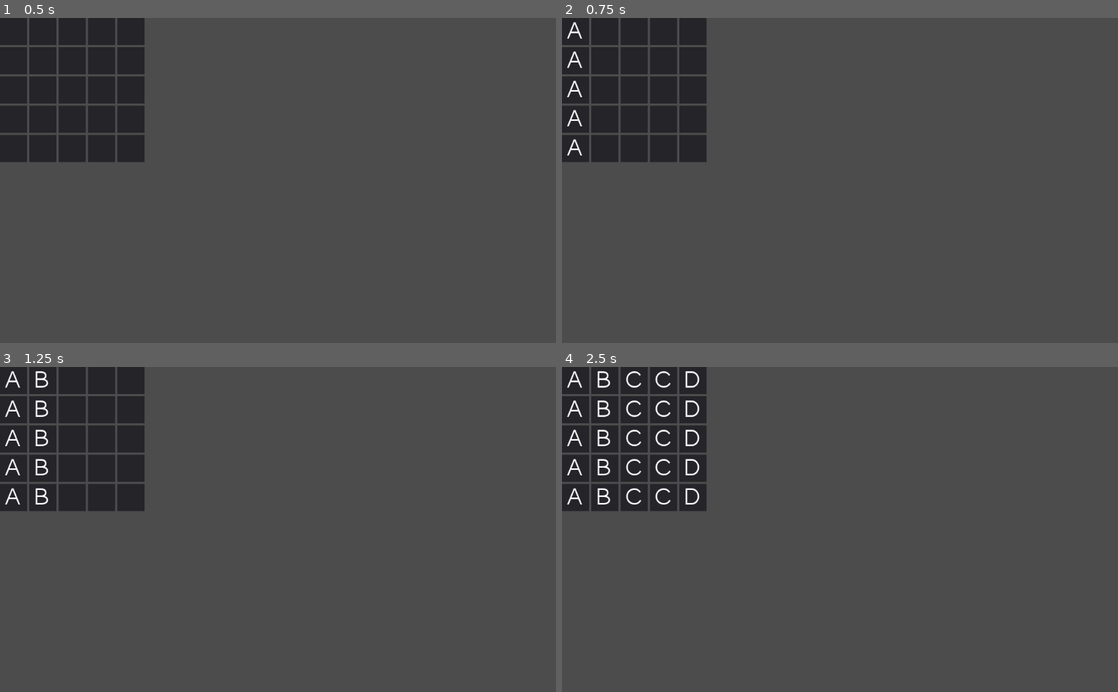
Above: before the commit, frames 1-4 (two rows, left to right).
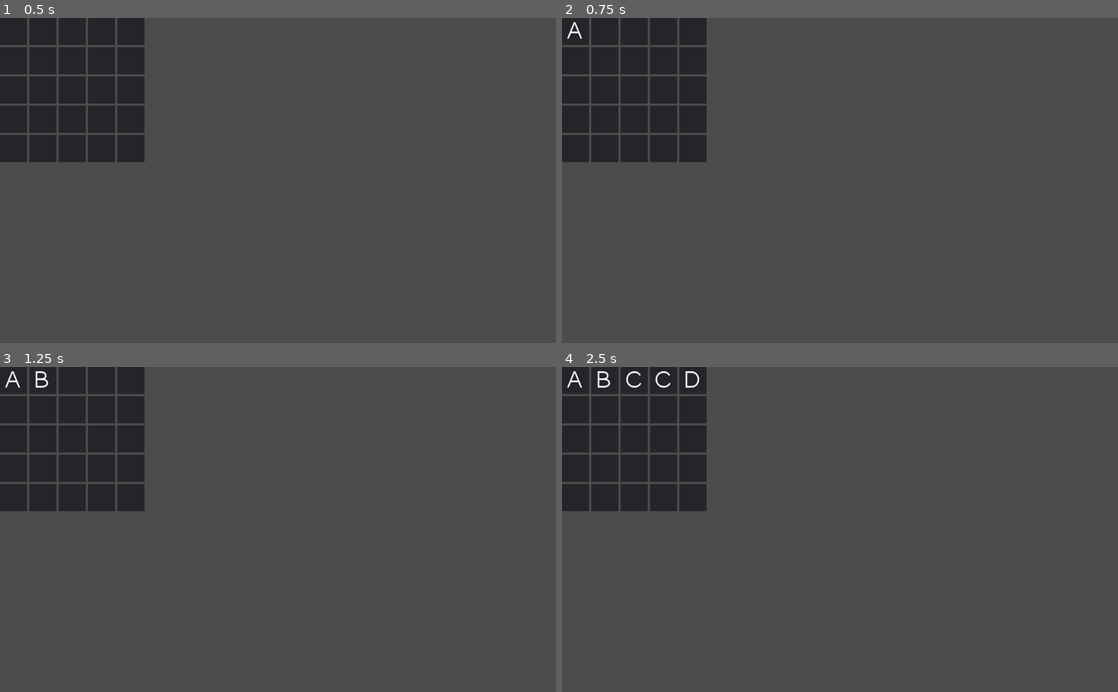
Above: after the commit, the same moments.

Repository: jackmcguinness/CrossWordle
Game: Godot game, scene res://Scenes/WordGrid.tscn
The game is run twice, just before and just after one commit, with the same random seed, the same clock (stepped at 60 frames per second) and the same inputs. The project has no main scene, so this scene is started directly.
Inputs:
- Up to frame 1 (0.5 s): no input
- Up to frame 2 (0.75 s): tap Enter (Enter) at 0.5 s; hold A (A) from 0.53 s (still down)
- Up to frame 3 (1.25 s): keep holding A (A); tap B (B) at 0.8 s
- Up to frame 4 (2.5 s): tap Space at 1.25 s; release A (A) at 1.28 s; hold Backspace (BackSpace) 1.28-2.03 s; tap B (B) at 1.35 s; tap C (C) at 1.55 s; tap Enter (Enter) at 2 s; hold C (C) from 2.03 s (still down); tap D (D) at 2.3 s

Frame 1 is identical in both runs. In frame 2, 0.2% of the frame differs, in the area x 0-4%, y 10-43%; in frame 3, 0.4%; in frame 4, 1.1%, in the area x 0-25%, y 10-43%.

Commit message:
Rows now update individually for each guess. Rows stop updating if the correct word is guessed (probably want to move this rule to the new assess_guess() function to be written next)

Diff:
--- a/Scripts/Data.gd
+++ b/Scripts/Data.gd
@@ -1,7 +1,7 @@
 extends Node
 
 var guess_n : int = 0 #gets incremented for each guess
-var answer : String = "godot"
+var answer : String = "GODOT"
 
 
 func get_answer_length():
--- a/Scripts/Row.gd
+++ b/Scripts/Row.gd
@@ -2,6 +2,7 @@
 
 var letter_to_update: int = 1
 var guessed_word: String = ""
+var active_row = "Row1"
 
 func initialise():
 	letter_to_update = 1
@@ -10,6 +11,12 @@
 func _input(event : InputEvent):
 	#Don't leave anything outside of event checks in this routine!!
 	#Or it will trigger for every single mouse and keyboard input.
+
+	#Returns out of _input() unless Row instance is the currently active row, so
+	#only the currently active Row instance is updated on input.
+	#active_row is set in WordGrid _input().
+	if name != active_row:
+		return
 
 	#Letter Input
 	if is_input_a_letter(event) == true:
@@ -31,12 +38,11 @@
 	#BackSpace Input
 	elif is_input_a_letter(event) == false:
 		if get_nonletter_input(event) == "BackSpace" and letter_to_update > 1:
-
 			#Move letter_to_update to previous LetterBox
 			letter_to_update -= 1
 
 			#Remove letter from LetterBox UI
-			var node_name: String = "LetterBox" + str(letter_to_update)
+			var node_name: String = get_letterbox_name(letter_to_update)
 			get_node(node_name).get_node("Letter").text = ""
 
 			#Remove letter from guess string
@@ -44,12 +50,13 @@
 
 			print(node_name, "; " , guessed_word , ", " , letter_to_update)
 
-	#Enter Input
-		if get_nonletter_input(event) == "Enter" and is_row_full():
-			#Compare guessed_word with actual answer
-			#Deal with colours
-			#Move on to next row
-			pass
+
+
+func assess_guess():
+
+	######## THIS IS NEXT TODO ##########
+
+	pass
 
 
 func get_input_letter(event):
@@ -67,6 +74,12 @@
 
 	if is_input_a_letter(event) == false:
 		return event.as_text()
+
+func get_letterbox_name(letterbox_num : int):
+	var letterbox_name = "LetterBox" + str(letterbox_num)
+	return letterbox_name
+
+
 
 func is_row_full():
 	#Returns true if row contains a full word, false otherwise.
--- a/Scripts/WordGrid.gd
+++ b/Scripts/WordGrid.gd
@@ -4,17 +4,49 @@
 var total_rows: int = DATA.get_answer_length()
 
 func _input(event: InputEvent):
+
+	#Sets row_node to currently active instance of Row
 	var row_node: Node = get_node("Row" + str(current_row))
-	if (event.as_text() == "Enter") and row_node.is_row_full():
-		if current_row == total_rows:
-			#Fancy colour stuff
-			#Finish game
-			pass
 
-		elif current_row < total_rows:
-			#Fancy colour stuff
+	#Triggers if word is correct - calls xxx in Row.gd
+	if (event.as_text() == "Enter"
+		and row_node.is_row_full()
+		and row_node.guessed_word == DATA.answer):
+			row_node.assess_guess()
 
-			#Move on to next row & initalise
-			current_row += 1
-			row_node = get_node("Row" + str(current_row))
-			row_node.initialise()
+	#Triggers if word is incorrect.
+	elif (event.as_text() == "Enter"
+		and row_node.is_row_full()
+		and row_node.guessed_word != DATA.answer):
+
+			#Assesses guess and colours accordingly
+			row_node.assess_guess()
+
+			if current_row == total_rows:
+				#Finish game
+				pass
+
+			elif current_row < total_rows:
+
+				#Move on to next row & initalise
+				current_row += 1
+				row_node = get_node(get_row_name(current_row))
+
+				#Set active_row to current_row in all instances of Row
+				set_active_row(current_row)
+				row_node.initialise()
+
+				### TEST - REMOVE
+				print("** Moving on to row " + str(current_row) + " **")
+
+
+func set_active_row(row_num : int):
+	#Loops through all children (rows) to set active_row in each Row instance.
+	#If not changed in each instance, previously used instances may still
+	#think they are the active row... which would cause Bad Things to happen.
+	for n in get_children():
+		n.active_row = get_row_name(row_num)
+
+func get_row_name(row_num : int):
+	var row_name = "Row" + str(current_row)
+	return row_name
